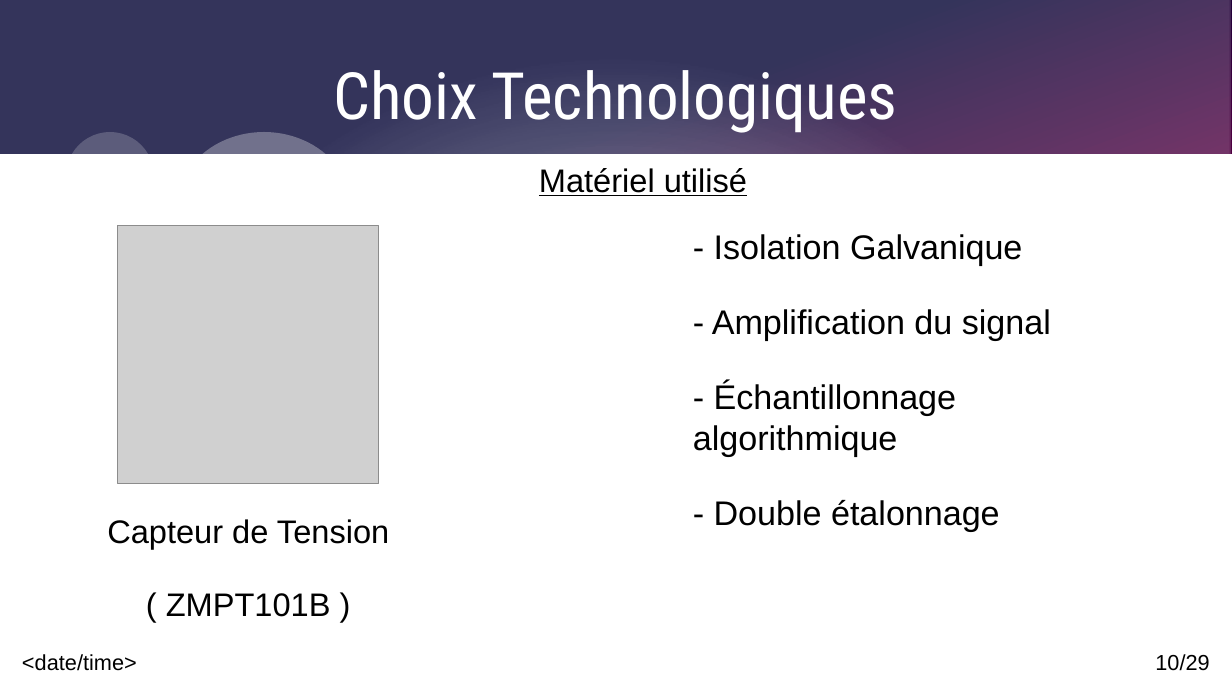
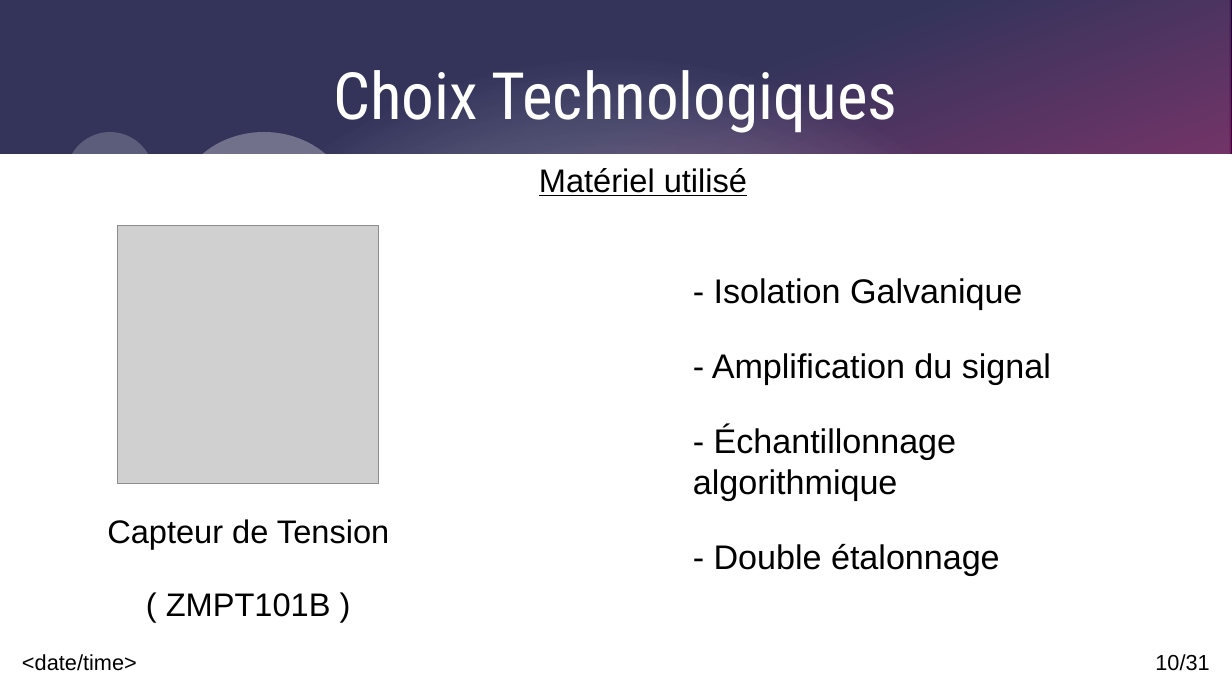
Before and after one commit to Corentinh2/PROJET_GESTIONNAIRE_DE_CHARGE, a slide deck: slide 10 of Revues/DiapoRevue3_VR.odp. Drawn at 1232x693 pixels with LibreOffice and Linux fonts; fonts in the diff are those of the drawing; grey boxes stand for pictures. Boxes give left, top, right and bottom in pixels: in the first picture for what was removed or moved away, otherwise in the second. Text is boxed around its words. In the diff, an @@ line names an element or a change of style, - is before the commit and + after.

```diff
--- a/Revues/DiapoRevue3_VR.odp
+++ b/Revues/DiapoRevue3_VR.odp
@@ text "- Isolation Galvanique": place and size @@
-text "- Isolation Galvanique" at box(693, 234, 1051, 531)
+text "- Isolation Galvanique" at box(693, 278, 1051, 575)
@@ page number at box(1155, 654, 1209, 671): text changed @@
-10/29
+10/31
```
Also in this commit, not shown: 2 other slides changed, 2 slides added, 1 other file.
